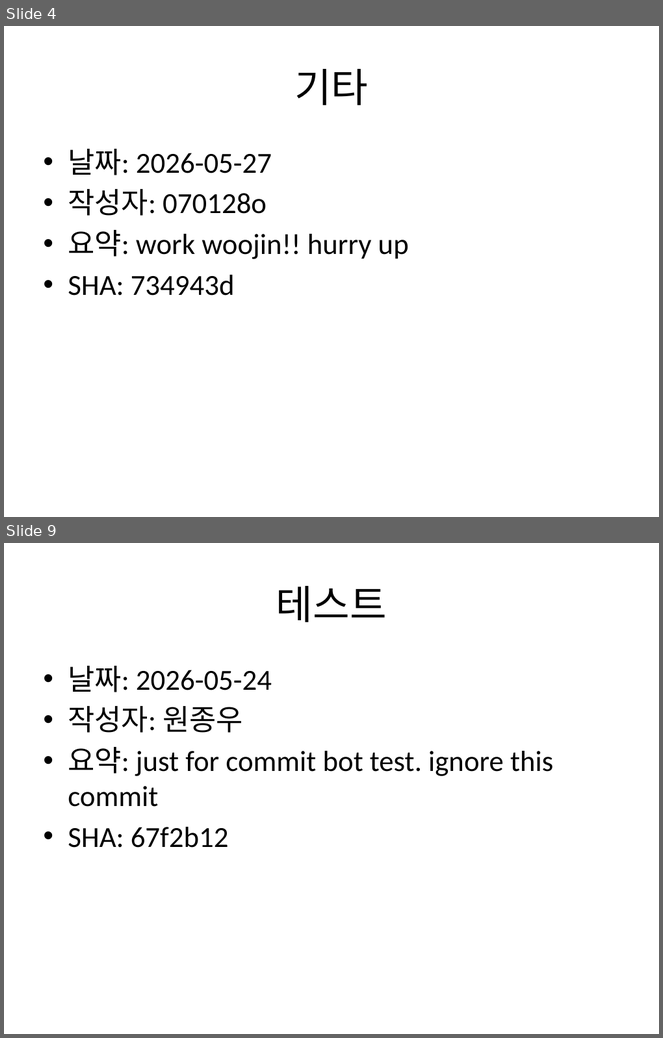
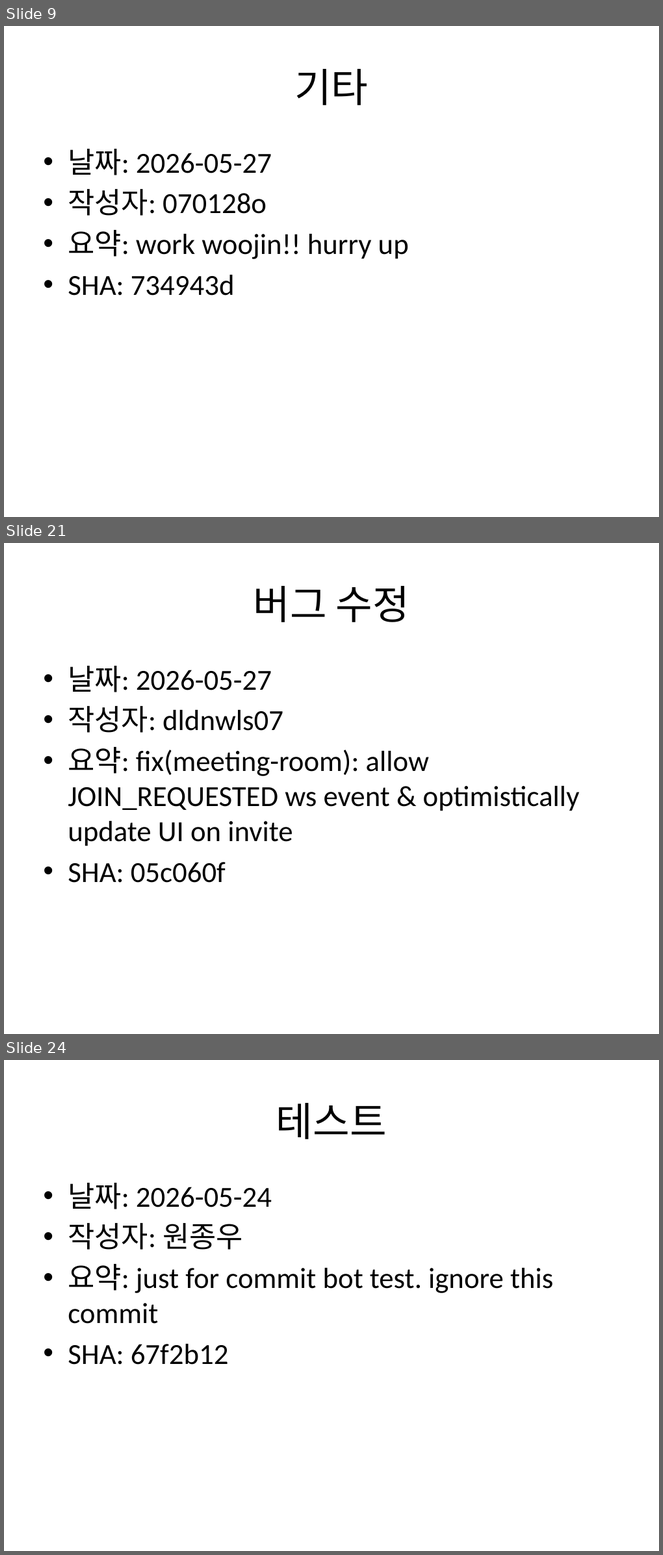
Before and after one commit to Jongwoo0101/worksight-commit-bot, a slide deck: data/commit_report.pptx. Shown one above the other, each under a label of ours: slides 4 and 9 before the commit, slides 9, 21 and 24 after it; the slides between them are not shown. The pictures are 663x1038 and 663x1555 pixels, drawn with LibreOffice and Linux fonts; fonts in the diff are those of the drawing. Boxes give left, top, right and bottom in pixels: in the first picture for what was removed or moved away, otherwise in the second. Text is boxed around its words. In the diff, an @@ line names an element or a change of style, - is before the commit and + after.

```diff
--- a/data/commit_report.pptx
+++ b/data/commit_report.pptx
@@ slide 21 added at (4,543,659,1034), background #FFFFFF @@
@@ title added at (254,586,410,622), 44 pt, text #000000 @@
+버그 수정
@@ text added at (68,666,580,883), 32 pt, text #000000 @@
+• 날짜: 2026-05-27
+• 작성자: dldnwls07
+• 요약: fix(meeting-room): allow JOIN_REQUESTED ws event & optimistically update UI on invite
+• SHA: 05c060f
@@ what was slide 4 is now slide 9 @@
@@ what was slide 9 is now slide 24 @@
```
Also in this commit, not shown: 2 slides changed, 16 other slides added, 2 other files.
